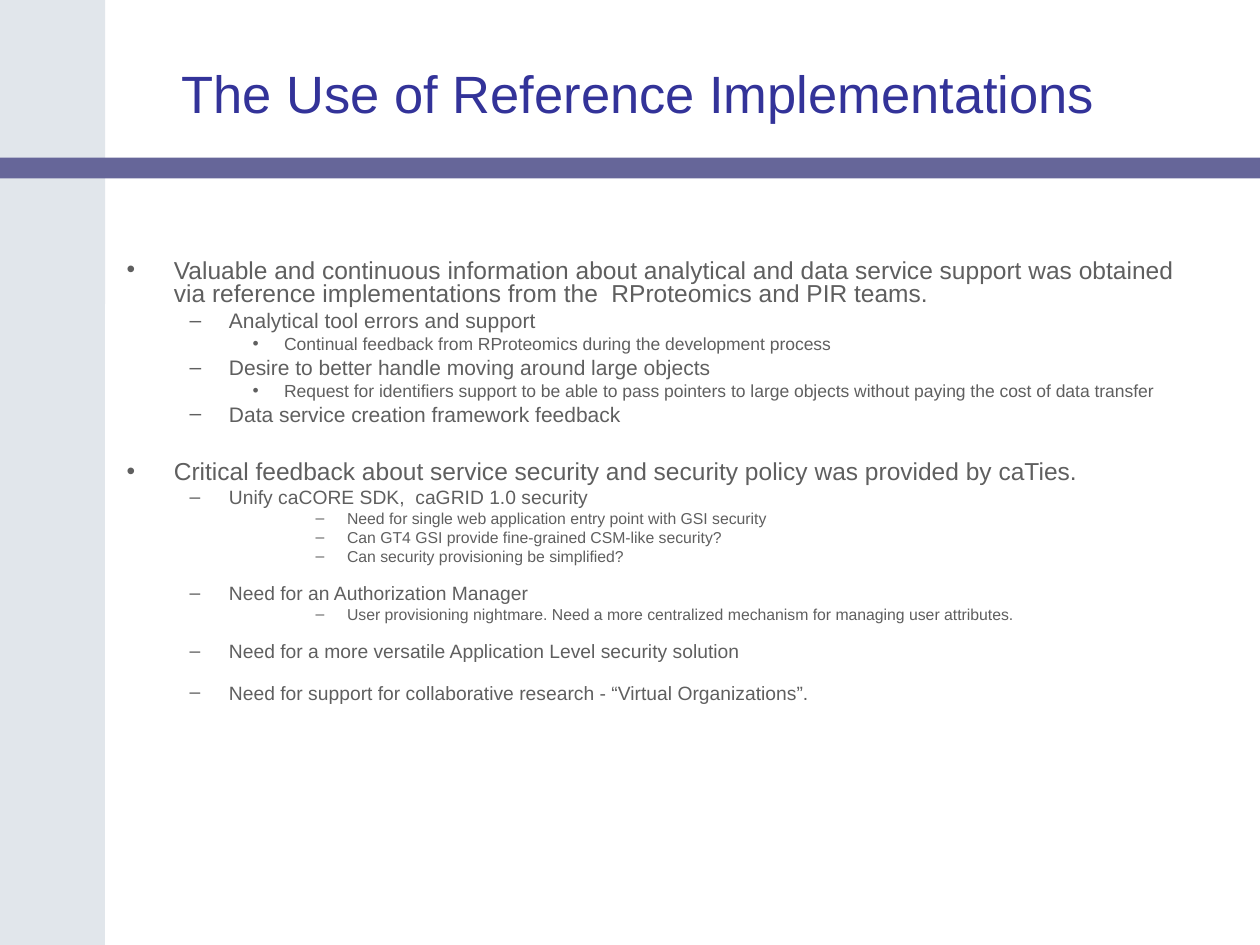
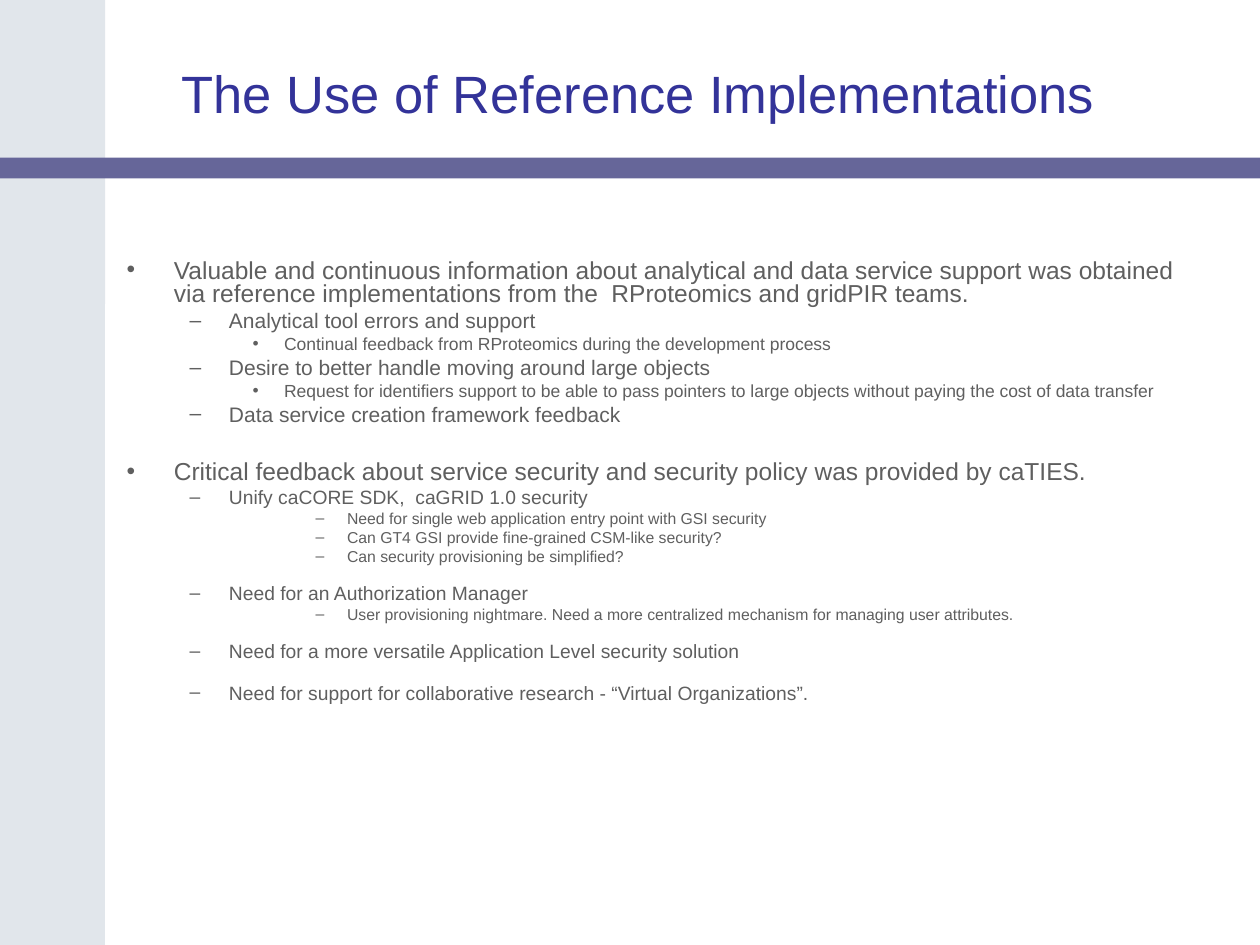
Before and after one commit to NCIP/cagrid-portal, a slide deck: slide 8 of cagrid-1-0/Documentation/presentations/200604_AnnualMeeting/caGrid-1.0-RefImplIntro_caBIG-Annual-Meeting06.ppt. Drawn at 1260x945 pixels with LibreOffice and Linux fonts; fonts in the diff are those of the drawing; background and template pictures are left out. Boxes give left, top, right and bottom in pixels: in the first picture for what was removed or moved away, otherwise in the second. Text is boxed around its words. In the diff, an @@ line names an element or a change of style, - is before the commit and + after.

```diff
--- a/cagrid-1-0/Documentation/presentations/200604_AnnualMeeting/caGrid-1.0-RefImplIntro_caBIG-Annual-Meeting06.ppt
+++ b/cagrid-1-0/Documentation/presentations/200604_AnnualMeeting/caGrid-1.0-RefImplIntro_caBIG-Annual-Meeting06.ppt
@@ text at <box>174,261,1173,307</box>: text changed @@
-• Valuable and continuous information about analytical and data service support was obtained via reference implementations from the RProteomics and PIR teams.
+• Valuable and continuous information about analytical and data service support was obtained via reference implementations from the RProteomics and gridPIR teams.
@@ text at <box>174,462,1086,485</box>: text changed @@
-• Critical feedback about service security and security policy was provided by caTies.
+• Critical feedback about service security and security policy was provided by caTIES.
```
Also in this commit, not shown: 1 other slide changed.
